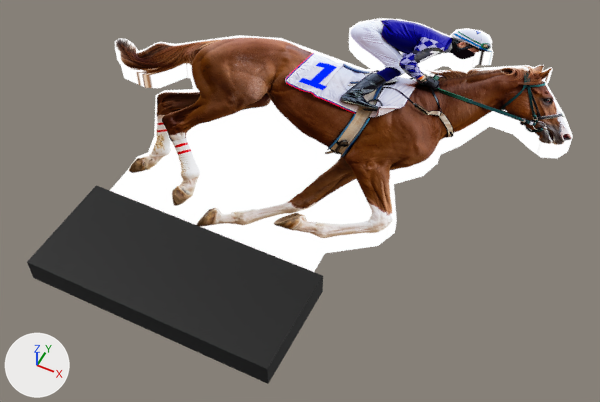
The Blender file Models/untitled.blend, before and after one commit.
Both versions are drawn from a camera (50 mm lens) standing at (0.452, -0.644, 0.978) and looking at (0.034, 0.191, -0.066). Arrows for +X, +Y and +Z are at lower left; the lights stay in place.
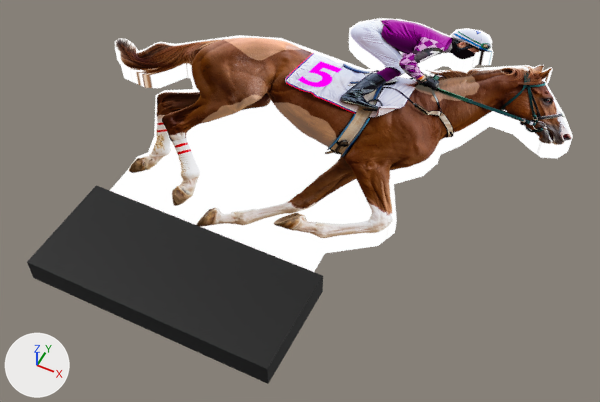
Pixel boxes [x1, y1, x2, y2] of what changed, in the pictures (600 x 402 px):
'Cube', surface changed
    both: [128, 18, 551, 216]

Edits to the bpy script that builds the scene:
```text
Add img_rider_5_png:
    img_rider_5_png = load_image('rider_5.png', 'Textures/rider_5.png', 883, 653, 'sRGB')
Change mat_material_001:
    where n6 = _N.new('ShaderNodeTexImage'); n6.name = 'Image Texture'
    n6.image: img_rider_1_png_001 -> img_rider_5_png
```
